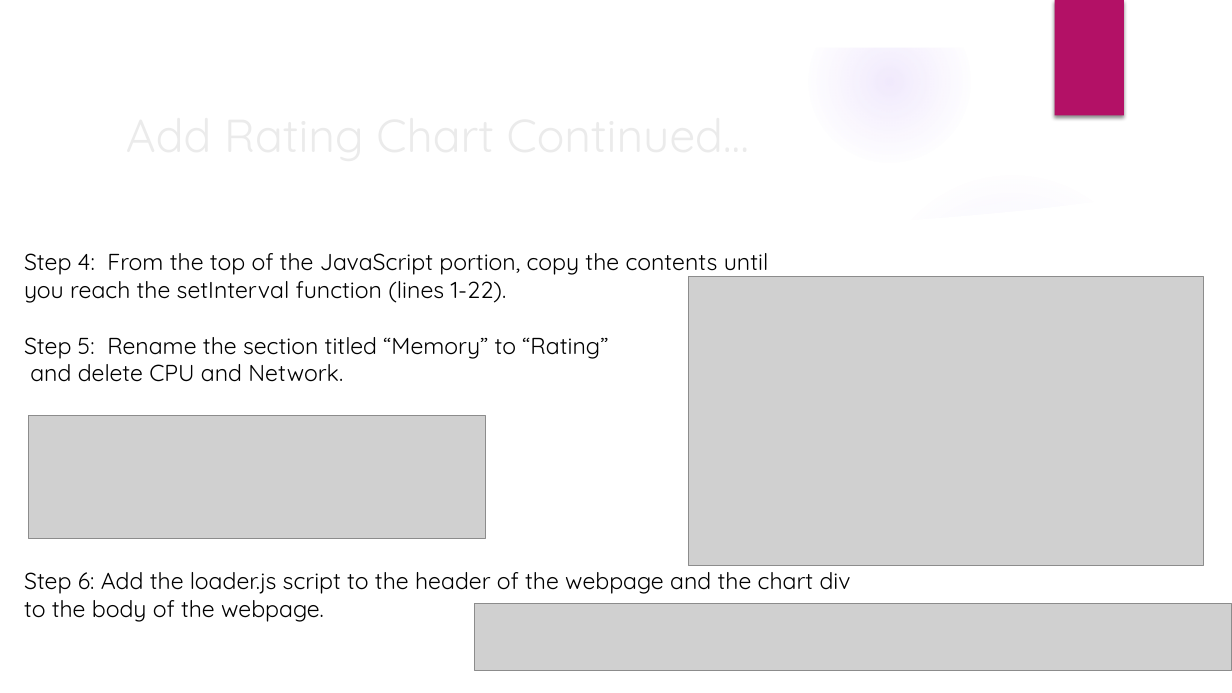
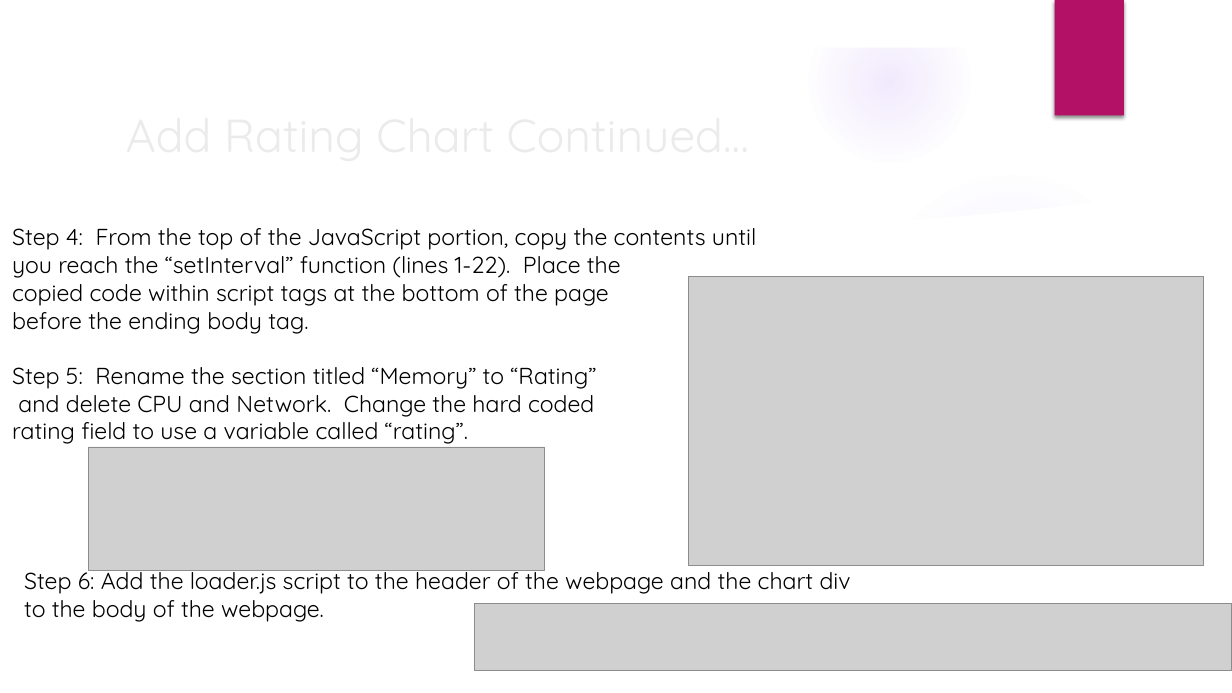
Before and after one commit to LauraBiss/apis_materials, a slide deck: slide 8 of Intro to APIs.pptx. Drawn at 1232x693 pixels with LibreOffice and Linux fonts; fonts in the diff are those of the drawing; grey boxes stand for pictures; background and template pictures are left out. Boxes give left, top, right and bottom in pixels: in the first picture for what was removed or moved away, otherwise in the second. Text is boxed around its words. In the diff, an @@ line names an element or a change of style, - is before the commit and + after.

```diff
--- a/Intro to APIs.pptx
+++ b/Intro to APIs.pptx
@@ text "Step 4: From the top ...": place and size @@
-text "Step 4: From the top ..." at bbox=[24, 253, 769, 382]
+text "Step 4: From the top ..." at bbox=[12, 228, 757, 444]
@@ text at bbox=[12, 228, 757, 334]: text changed @@
-Step 4: From the top of the JavaScript portion, copy the contents until you reach the setInterval function (lines 1-22).
+Step 4: From the top of the JavaScript portion, copy the contents until you reach the “setInterval” function (lines 1-22). Place the
+copied code within script tags at the bottom of the page
+before the ending body tag.
@@ text at bbox=[12, 388, 594, 444]: text changed @@
-and delete CPU and Network.
+and delete CPU and Network. Change the hard coded
+rating field to use a variable called “rating”.
@@ picture: place and size @@
-picture at bbox=[29, 416, 485, 539]
+picture at bbox=[88, 447, 544, 570]
```
Also in this commit, not shown: 3 other slides changed, 2 slides added, 3 other files.
